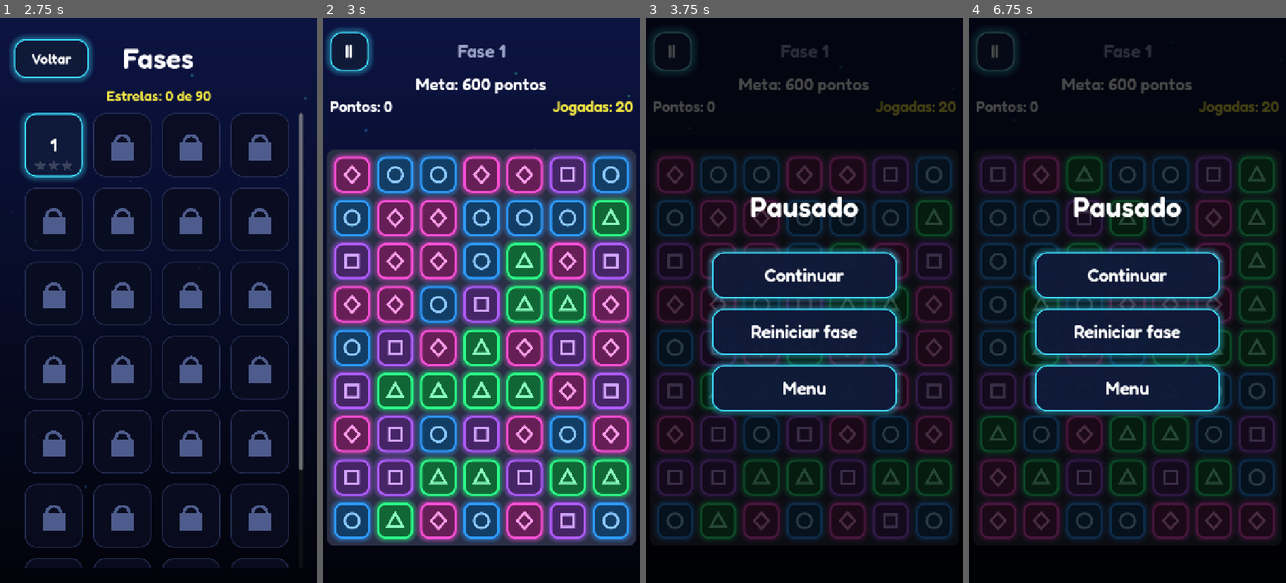
Above: before the commit, frames 1-4 (left to right).
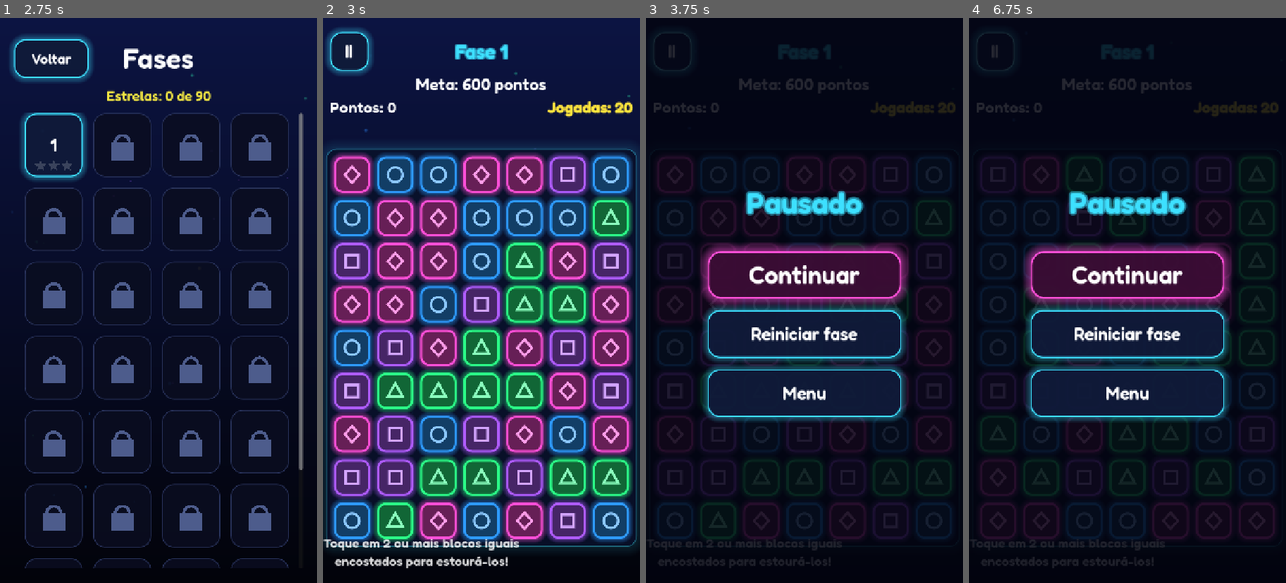
Above: after the commit, the same moments.

Repository: matheusmontagner8/colorbitz
Game: Godot game, scene res://scenes/main_menu.tscn
Same seed, same stepped clock (60 frames per second), same inputs: the game is played once before the commit and once after it. Sound files missing from this copy of the repository are replaced by a short silence.
Inputs:
- Up to frame 1 (2.75 s): click "Jogar" at 0.5 s; click "Voltar" at 1.25 s; click "Jogar" at 2 s
- Up to frame 2 (3 s): click "1" at 2.75 s
- Up to frame 3 (3.75 s): click "II" at 3.5 s
- Up to frame 4 (6.75 s): click "Continuar" at 4.25 s; click "II" at 5 s; click "Reiniciar fase" at 5.75 s; click "II" at 6.5 s

Frame 1 is identical in both runs. In frame 2, 19% of the frame differs, in the area x 0-100%, y 4-98%; in frame 3, 20%; in frame 4, 20%, in the area x 0-98%, y 2-98%.

Commit message:
Efeitos no jogo: partículas, pontos flutuantes, combos, tremor e vibração
Também: sons, estrelas animadas no resultado, meta de cor com o bloco
como ícone, jogadas em vermelho no fim, dica após 6 s parado e
tutorial na fase 1.

Co-Authored-By: Claude Opus 5.5 <noreply@anthropic.com>

Diff:
--- a/scripts/game_view.gd
+++ b/scripts/game_view.gd
@@ -1,4 +1,4 @@
-## Tela de jogo: tabuleiro, HUD, pausa e resultado.
+## Tela de jogo: tabuleiro, HUD, efeitos, pausa e resultado.
 ## Toda a regra do jogo fica em board.gd / game_session.gd; aqui é só interface.
 extends Control
 
@@ -6,12 +6,20 @@
 const LevelLoader = preload("res://scripts/level_loader.gd")
 const BlockView = preload("res://scripts/block_view.gd")
 const StarsView = preload("res://scripts/ui/stars_view.gd")
-
-const BOARD_BG := Color("#2a2f45")
+const Fx = preload("res://scripts/fx.gd")
+
+const NEON_CYAN := Color("#3DE0FF")
+const MOVES_COLOR := Color("#FFE53D")
+const DANGER_COLOR := Color("#FF3B3B")
 const HUD_HEIGHT := 230.0
 const MARGIN := 16.0
 const POP_TIME := 0.15
 const FALL_TIME := 0.22
+const HINT_DELAY := 6.0
+## Tamanhos de grupo que disparam os efeitos de combinação.
+const COMBO_GOOD := 6
+const COMBO_GREAT := 9
+const COMBO_AMAZING := 13
 
 var _session  # game_session.gd
 var _blocks := {}  # Vector2i -> BlockView
@@ -20,13 +28,18 @@
 ## Incrementado a cada (re)início; animações antigas param ao perceber a mudança.
 var _generation := 0
 
+var _stage: Control  # tabuleiro + efeitos (é ele que treme)
 var _board_root: Control
 var _board_bg: Panel
+var _fx_layer: Control
 var _pause_button: Button
 var _level_label: Label
 var _goal_label: Label
+var _goal_chip: Control
 var _score_label: Label
 var _moves_label: Label
+var _tutorial_label: Label
+var _hint_timer: Timer
 var _pause_overlay: Control
 var _result_overlay: Control
 var _result_title: Label
@@ -36,6 +49,7 @@
 
 
 func _ready() -> void:
+	Audio.play_music("level")
 	_build_ui()
 	resized.connect(_layout)
 	_start_level()
@@ -44,13 +58,6 @@
 # --- Construção da interface -------------------------------------------------
 
 func _build_ui() -> void:
-	_pause_button = Button.new()
-	_pause_button.text = "II"
-	_pause_button.position = Vector2(MARGIN, MARGIN * 2)
-	_pause_button.size = Vector2(88, 88)
-	_pause_button.pressed.connect(_pause)
-	add_child(_pause_button)
-
 	var hud := VBoxContainer.new()
 	hud.set_anchors_preset(Control.PRESET_TOP_WIDE)
 	hud.offset_left = MARGIN
@@ -59,31 +66,75 @@
 	hud.mouse_filter = Control.MOUSE_FILTER_IGNORE
 	hud.add_theme_constant_override("separation", 6)
 	add_child(hud)
-	_level_label = _make_label(hud, 40, Color("#9aa3c7"))
+	_level_label = _make_label(hud, 44, NEON_CYAN)
 	_level_label.custom_minimum_size.y = 88
 	_level_label.vertical_alignment = VERTICAL_ALIGNMENT_CENTER
-	_goal_label = _make_label(hud, 38, Color.WHITE)
+	Fx.glow_label(_level_label, NEON_CYAN, 14)
+
+	var goal_row := HBoxContainer.new()
+	goal_row.alignment = BoxContainer.ALIGNMENT_CENTER
+	goal_row.add_theme_constant_override("separation", 12)
+	hud.add_child(goal_row)
+	_goal_label = _make_label(goal_row, 38, Color.WHITE)
+	_goal_chip = BlockView.new()
+	_goal_chip.custom_minimum_size = Vector2(52, 52)
+	_goal_chip.size_flags_vertical = Control.SIZE_SHRINK_CENTER
+	goal_row.add_child(_goal_chip)
+
 	var row := HBoxContainer.new()
 	hud.add_child(row)
-	_score_label = _make_label(row, 34, Color.WHITE)
+	_score_label = _make_label(row, 36, Color.WHITE)
 	_score_label.size_flags_horizontal = Control.SIZE_EXPAND_FILL
 	_score_label.horizontal_alignment = HORIZONTAL_ALIGNMENT_LEFT
-	_moves_label = _make_label(row, 34, Color("#F0E442"))
+	_moves_label = _make_label(row, 36, MOVES_COLOR)
 	_moves_label.size_flags_horizontal = Control.SIZE_EXPAND_FILL
 	_moves_label.horizontal_alignment = HORIZONTAL_ALIGNMENT_RIGHT
-	move_child(_pause_button, -1)  # botão acima do HUD para receber o toque
+
+	_pause_button = Button.new()
+	_pause_button.text = "II"
+	_pause_button.position = Vector2(MARGIN, MARGIN * 2)
+	_pause_button.size = Vector2(88, 88)
+	_pause_button.pressed.connect(_pause)
+	add_child(_pause_button)
+
+	_stage = Control.new()
+	_stage.set_anchors_preset(Control.PRESET_FULL_RECT)
+	_stage.mouse_filter = Control.MOUSE_FILTER_IGNORE
+	add_child(_stage)
 
 	_board_bg = Panel.new()
 	var sb := StyleBoxFlat.new()
-	sb.bg_color = BOARD_BG
-	sb.set_corner_radius_all(18)
+	sb.bg_color = Color(0.03, 0.05, 0.15, 0.85)
+	sb.border_color = Color(NEON_CYAN, 0.35)
+	sb.set_border_width_all(2)
+	sb.shadow_color = Color(NEON_CYAN, 0.12)
+	sb.shadow_size = 24
+	sb.set_corner_radius_all(22)
+	sb.anti_aliasing = true
 	_board_bg.add_theme_stylebox_override("panel", sb)
 	_board_bg.mouse_filter = Control.MOUSE_FILTER_IGNORE
-	add_child(_board_bg)
+	_stage.add_child(_board_bg)
 
 	_board_root = Control.new()
 	_board_root.gui_input.connect(_on_board_input)
-	add_child(_board_root)
+	_stage.add_child(_board_root)
+
+	_fx_layer = Control.new()
+	_fx_layer.set_anchors_preset(Control.PRESET_FULL_RECT)
+	_fx_layer.mouse_filter = Control.MOUSE_FILTER_IGNORE
+	_stage.add_child(_fx_layer)
+
+	_tutorial_label = _make_label(self, 30, Color(1, 1, 1, 0.85))
+	_tutorial_label.text = "Toque em 2 ou mais blocos iguais\nencostados para estourá-los!"
+	_tutorial_label.set_anchors_preset(Control.PRESET_BOTTOM_WIDE)
+	_tutorial_label.offset_top = -110
+	_tutorial_label.offset_bottom = -20
+	_tutorial_label.mouse_filter = Control.MOUSE_FILTER_IGNORE
+
+	_hint_timer = Timer.new()
+	_hint_timer.wait_time = HINT_DELAY
+	_hint_timer.timeout.connect(_show_hint)
+	add_child(_hint_timer)
 
 	_build_pause_overlay()
 	_build_result_overlay()
@@ -91,7 +142,7 @@
 
 func _make_overlay() -> Array:
 	var overlay := ColorRect.new()
-	overlay.color = Color(0, 0, 0, 0.72)
+	overlay.color = Color(0.01, 0.015, 0.06, 0.86)
 	overlay.set_anchors_preset(Control.PRESET_FULL_RECT)
 	overlay.process_mode = Node.PROCESS_MODE_ALWAYS  # funciona com o jogo pausado
 	overlay.visible = false
@@ -100,7 +151,7 @@
 	center.set_anchors_preset(Control.PRESET_FULL_RECT)
 	overlay.add_child(center)
 	var box := VBoxContainer.new()
-	box.add_theme_constant_override("separation", 24)
+	box.add_theme_constant_override("separation", 26)
 	center.add_child(box)
 	return [overlay, box]
 
@@ -109,9 +160,11 @@
 	var parts := _make_overlay()
 	_pause_overlay = parts[0]
 	var box: VBoxContainer = parts[1]
-	_make_label(box, 64, Color.WHITE).text = "Pausado"
+	var title := _make_label(box, 68, NEON_CYAN)
+	title.text = "Pausado"
+	Fx.glow_label(title, NEON_CYAN, 18)
 	_make_spacer(box, 16)
-	_make_button(box, "Continuar", _resume)
+	_make_button(box, "Continuar", _resume).theme_type_variation = &"AccentButton"
 	_make_button(box, "Reiniciar fase", _restart)
 	_make_button(box, "Menu", GameState.go_to_menu)
 
@@ -120,13 +173,14 @@
 	var parts := _make_overlay()
 	_result_overlay = parts[0]
 	var box: VBoxContainer = parts[1]
-	_result_title = _make_label(box, 64, Color.WHITE)
+	_result_title = _make_label(box, 72, Color.WHITE)
 	_result_stars = StarsView.new()
-	_result_stars.custom_minimum_size = Vector2(360, 110)
+	_result_stars.custom_minimum_size = Vector2(380, 120)
 	box.add_child(_result_stars)
-	_result_score = _make_label(box, 36, Color("#9aa3c7"))
+	_result_score = _make_label(box, 38, Color(1, 1, 1, 0.75))
 	_make_spacer(box, 16)
 	_next_button = _make_button(box, "Próxima fase", func(): GameState.play_level(GameState.current_index + 1))
+	_next_button.theme_type_variation = &"AccentButton"
 	_make_button(box, "Tentar de novo", _restart)
 	_make_button(box, "Fases", GameState.go_to_level_select)
 
@@ -143,7 +197,7 @@
 func _make_button(parent: Node, text: String, on_pressed: Callable) -> Button:
 	var b := Button.new()
 	b.text = text
-	b.custom_minimum_size = Vector2(420, 104)
+	b.custom_minimum_size = Vector2(440, 108)
 	b.pressed.connect(on_pressed)
 	parent.add_child(b)
 	return b
@@ -161,10 +215,11 @@
 	_generation += 1
 	_busy = false
 	get_tree().paused = false
-	# Remove todos os blocos, inclusive os que estavam no meio de uma animação.
-	for child in _board_root.get_children():
+	# Remove blocos e efeitos, inclusive os que estavam no meio de uma animação.
+	for child in _board_root.get_children() + _fx_layer.get_children():
 		child.queue_free()
 	_blocks.clear()
+	_stage.position = Vector2.ZERO
 	_session = LevelLoader.build_session(GameState.current_level())
 	var board = _session.board
 	for y in board.height:
@@ -179,8 +234,11 @@
 	_pause_overlay.visible = false
 	_result_overlay.visible = false
 	_pause_button.disabled = false
+	_tutorial_label.visible = GameState.current_index == 0
+	_tutorial_label.modulate.a = 1.0
 	_layout()
 	_update_hud()
+	_hint_timer.start()
 
 
 func _restart() -> void:
@@ -224,8 +282,8 @@
 	var board_size := Vector2(board.width, board.height) * _cell
 	_board_root.size = board_size
 	_board_root.position = Vector2((size.x - board_size.x) / 2.0, HUD_HEIGHT + (avail.y - board_size.y) / 2.0 + MARGIN)
-	_board_bg.position = _board_root.position - Vector2(8, 8)
-	_board_bg.size = board_size + Vector2(16, 16)
+	_board_bg.position = _board_root.position - Vector2(10, 10)
+	_board_bg.size = board_size + Vector2(20, 20)
 	if not _busy:
 		for p in _blocks:
 			_place(_blocks[p], p)
@@ -234,11 +292,17 @@
 func _place(block: Control, p: Vector2i) -> void:
 	block.size = Vector2(_cell, _cell)
 	block.pivot_offset = block.size / 2.0
+	block.scale = Vector2.ONE
 	block.position = _cell_pos(p)
 
 
 func _cell_pos(p: Vector2i) -> Vector2:
 	return Vector2(p) * _cell
+
+
+## Centro de uma célula nas coordenadas do _fx_layer.
+func _cell_center(p: Vector2i) -> Vector2:
+	return _board_root.position + _cell_pos(p) + Vector2(_cell, _cell) / 2.0
 
 
 func _on_board_input(event: InputEvent) -> void:
@@ -247,11 +311,14 @@
 		return
 	if _busy or _session.status != GameSession.Status.PLAYING:
 		return
+	_hint_timer.start()  # reinicia a contagem da dica
 	var cell := Vector2i((mb.position / _cell).floor())
 	var result: Dictionary = _session.tap(cell.x, cell.y)
 	if result.is_empty():
 		_nudge(cell)
 		return
+	if _tutorial_label.visible:
+		create_tween().tween_property(_tutorial_label, "modulate:a", 0.0, 0.5)
 	_animate(result)
 
 
@@ -260,6 +327,7 @@
 	var block: Control = _blocks.get(cell)
 	if block == null:
 		return
+	Audio.play_sfx("thud")
 	var t := create_tween()
 	t.tween_property(block, "rotation", 0.15, 0.05)
 	t.tween_property(block, "rotation", -0.15, 0.08)
@@ -270,14 +338,19 @@
 	_busy = true
 	var gen := _generation
 	_update_hud()
+	_play_effects(result)
 
 	var removed: Array[Control] = []
+	for p in result.removed:
+		removed.append(_blocks[p])
+		_blocks.erase(p)
+	# Fase 1: todos incham juntos; fase 2: todos somem juntos.
 	var pop := create_tween().set_parallel(true)
-	for p in result.removed:
-		var block: Control = _blocks[p]
-		_blocks.erase(p)
-		removed.append(block)
-		pop.tween_property(block, "scale", Vector2.ZERO, POP_TIME).set_trans(Tween.TRANS_BACK).set_ease(Tween.EASE_IN)
+	for block in removed:
+		pop.tween_property(block, "scale", Vector2.ONE * 1.25, POP_TIME * 0.4)
+	pop.chain()
+	for block in removed:
+		pop.tween_property(block, "scale", Vector2.ZERO, POP_TIME * 0.6).set_trans(Tween.TRANS_BACK).set_ease(Tween.EASE_IN)
 	await pop.finished
 	if gen != _generation:
 		return
@@ -296,7 +369,7 @@
 		var fall := create_tween().set_parallel(true)
 		for to in moved:
 			fall.tween_property(moved[to], "position", _cell_pos(to), FALL_TIME) \
-				.set_trans(Tween.TRANS_QUAD).set_ease(Tween.EASE_IN)
+				.set_trans(Tween.TRANS_BOUNCE).set_ease(Tween.EASE_OUT)
 		await fall.finished
 		if gen != _generation:
 			return
@@ -307,32 +380,159 @@
 		_finish()
 
 
+# --- Efeitos ------------------------------------------------------------------
+
+func _play_effects(result: Dictionary) -> void:
+	var n: int = result.removed.size()
+	var col := BlockView.color_of(int(result.color))
+	Audio.play_sfx("pop", 0.9 + minf(n, 15) * 0.04)
+
+	var center := Vector2.ZERO
+	for p in result.removed:
+		var pos := _cell_center(p)
+		center += pos
+		_burst(pos, col, n >= COMBO_GREAT)
+	center /= n
+	_float_text("+%d" % int(result.points), center, col, 40 + mini(n, 15) * 3)
+
+	if n >= COMBO_GREAT:
+		Audio.play_sfx("boom")
+		_shake(16.0 if n >= COMBO_AMAZING else 11.0)
+		GameState.vibrate(140 if n >= COMBO_AMAZING else 90)
+		_combo_text("Fantástico!" if n >= COMBO_AMAZING else "Incrível!", col)
+	elif n >= COMBO_GOOD:
+		Audio.play_sfx("combo")
+		_shake(5.0)
+		GameState.vibrate(35)
+		_combo_text("Ótimo!", col)
+
+
+## Explosão de partículas brilhantes na cor do bloco.
+func _burst(pos: Vector2, col: Color, big: bool) -> void:
+	var p := CPUParticles2D.new()
+	p.position = pos
+	p.one_shot = true
+	p.explosiveness = 0.95
+	p.amount = 14 if big else 9
+	p.lifetime = 0.75
+	p.texture = Fx.dot_texture()
+	p.material = Fx.additive_material()
+	p.direction = Vector2.UP
+	p.spread = 180.0
+	p.initial_velocity_min = 140.0
+	p.initial_velocity_max = 420.0 if big else 300.0
+	p.gravity = Vector2(0, 900)
+	p.damping_min = 40.0
+	p.damping_max = 80.0
+	p.scale_amount_min = 0.35
+	p.scale_amount_max = 0.9
+	p.color = col.lightened(0.2)
+	var fade := Gradient.new()
+	fade.set_color(0, Color(1, 1, 1, 1))
+	fade.set_color(1, Color(1, 1, 1, 0))
+	p.color_ramp = fade
+	_fx_layer.add_child(p)
+	p.emitting = true
+	get_tree().create_timer(1.0, false).timeout.connect(p.queue_free)
+
+
+## Pontos que sobem e somem.
+func _float_text(text: String, pos: Vector2, col: Color, font_size: int) -> void:
+	var l := _make_label(_fx_layer, font_size, col.lightened(0.5))
+	l.text = text
+	Fx.glow_label(l, col, 14)
+	l.reset_size()
+	l.position = pos - l.size / 2.0
+	var t := create_tween().set_parallel(true)
+	t.tween_property(l, "position:y", l.position.y - 110.0, 0.8).set_ease(Tween.EASE_OUT).set_trans(Tween.TRANS_CUBIC)
+	t.tween_property(l, "modulate:a", 0.0, 0.35).set_delay(0.45)
+	t.chain().tween_callback(l.queue_free)
+
+
+## Texto grande de combinação no centro do tabuleiro.
+func _combo_text(text: String, col: Color) -> void:
+	var l := _make_label(_fx_layer, 92, col.lightened(0.55))
+	l.text = text
+	Fx.glow_label(l, col, 28)
+	l.reset_size()
+	l.position = _board_root.position + _board_root.size / 2.0 - l.size / 2.0
+	l.pivot_offset = l.size / 2.0
+	l.scale = Vector2.ONE * 0.3
+	l.rotation = -0.08
+	var t := create_tween()
+	t.tween_property(l, "scale", Vector2.ONE * 1.15, 0.18).set_trans(Tween.TRANS_BACK).set_ease(Tween.EASE_OUT)
+	t.tween_property(l, "scale", Vector2.ONE, 0.12)
+	t.tween_interval(0.45)
+	t.tween_property(l, "modulate:a", 0.0, 0.3)
+	t.tween_callback(l.queue_free)
+
+
+func _shake(strength: float) -> void:
+	create_tween().tween_method(_apply_shake, strength, 0.0, 0.4)
+
+
+func _apply_shake(strength: float) -> void:
+	_stage.position = Vector2(randf_range(-strength, strength), randf_range(-strength, strength))
+
+
+## Se o jogador ficar parado, o maior grupo pisca para mostrar onde tocar.
+func _show_hint() -> void:
+	if _busy or _session.status != GameSession.Status.PLAYING:
+		return
+	for p in _session.board.best_group():
+		var block: Control = _blocks.get(p)
+		if block == null:
+			continue
+		var t := create_tween()
+		for i in 2:
+			t.tween_property(block, "scale", Vector2.ONE * 1.15, 0.2).set_trans(Tween.TRANS_SINE)
+			t.tween_property(block, "scale", Vector2.ONE, 0.2).set_trans(Tween.TRANS_SINE)
+
+
 # --- HUD e resultado ----------------------------------------------------------
 
 func _update_hud() -> void:
 	_level_label.text = "Fase %d" % (GameState.current_index + 1)
-	if _session.goal_type() == "color":
-		var color_name: String = BlockView.COLOR_NAMES[int(_session.goal.get("color", 0)) % BlockView.COLOR_NAMES.size()]
-		_goal_label.text = "Meta: %d / %d blocos %s" % [mini(_session.goal_progress(), _session.goal_target()), _session.goal_target(), color_name]
+	var is_color: bool = _session.goal_type() == "color"
+	_goal_chip.visible = is_color
+	if is_color:
+		_goal_chip.color_index = int(_session.goal.get("color", 0))
+		_goal_label.text = "Meta: %d / %d" % [mini(_session.goal_progress(), _session.goal_target()), _session.goal_target()]
 	else:
 		_goal_label.text = "Meta: %d pontos" % _session.goal_target()
 	_score_label.text = "Pontos: %d" % _session.score
 	_moves_label.text = "Jogadas: %d" % _session.moves_left
+	var danger: bool = _session.moves_left <= 3
+	_moves_label.add_theme_color_override("font_color", DANGER_COLOR if danger else MOVES_COLOR)
+	Fx.glow_label(_moves_label, DANGER_COLOR if danger else MOVES_COLOR, 12 if danger else 6)
 
 
 func _finish() -> void:
+	_hint_timer.stop()
 	var won: bool = _session.status == GameSession.Status.WON
 	var stars: int = _session.stars()
+	var title_color: Color = Color("#2BFF88") if won else Color("#FF4FD8")
 	if won:
 		GameState.complete_current_level(stars)
 		_result_title.text = "Vitória!"
+		Audio.play_sfx("win")
 	else:
 		_result_title.text = "Não foi dessa vez"
-	_result_stars.count = stars
+		Audio.play_sfx("lose")
+	_result_title.add_theme_color_override("font_color", title_color.lightened(0.3))
+	Fx.glow_label(_result_title, title_color, 22)
+	_result_stars.count = 0
 	_result_stars.visible = won
 	_result_score.text = "Pontos: %d" % _session.score
 	_next_button.visible = won and GameState.has_next_level()
 	_pause_button.disabled = true
 	_result_overlay.modulate.a = 0.0
 	_result_overlay.visible = true
-	create_tween().tween_property(_result_overlay, "modulate:a", 1.0, 0.25)
+	var t := create_tween()
+	t.tween_property(_result_overlay, "modulate:a", 1.0, 0.25)
+	# Estrelas aparecem uma a uma, com som.
+	for i in stars:
+		t.tween_interval(0.3)
+		t.tween_callback(func():
+			_result_stars.count = i + 1
+			Audio.play_sfx("star", 1.0 + i * 0.12))
